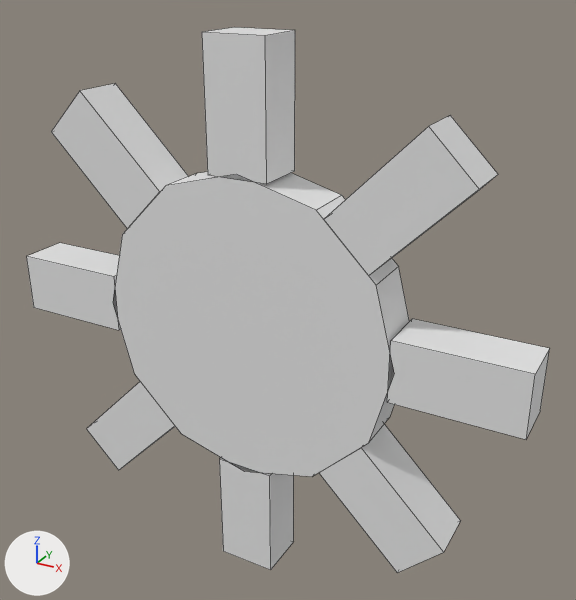
The FBX model roblox/art/armor/emblem_sun.fbx: old version first, new version second.
The view is the same before and after, from a 50 mm lens placed at (0.363, 0.146, 0.581), pointed at (0.024, 0.764, 0.272). The axes (+X, +Y, +Z) are drawn at lower left. The lights are the same throughout. The older version comes first. Mesh edges are drawn as thin lines. Where no turn or scale is listed for an object, it has been applied to the vertices.

Names of what the first picture shows: 'Emblem'.
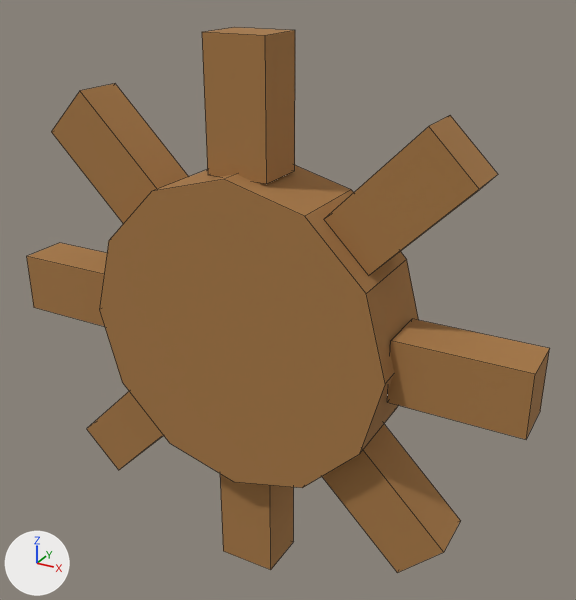
Where the change shows, as pixel boxes (x1, y1, x2, y2) in the pictures (576 x 600 px; the box of a moved part takes in the faces that stretch with it):
'Emblem', recoloured, reshaped (white to brown): (26, 27, 550, 573) in both
part 1 of me_emblem, moved or reshaped: before (113, 172, 409, 477); after (100, 165, 419, 488)

Patch to the scene script:
```diff
--- a/roblox/art/armor/emblem_sun.fbx.py
+++ b/roblox/art/armor/emblem_sun.fbx.py
@@ mat_emblem_sun @@
 mat_emblem_sun = principled_material('emblem_sun')
-mat_emblem_sun.base_color = (0.8, 0.8, 0.8)  # white #e7e7e7
+mat_emblem_sun.base_color = (0.392, 0.191, 0.0595)  # brown #a87945
@@ me_emblem @@
 # used by ob_emblem; location = (0.0, 0.0, 0.2)
-me_emblem.from_pydata(...)  # 88 vertices, 62 faces; spans x -0.269..0.269, y 0.715..0.765, z -0.219..0.319
+me_emblem.from_pydata(...)  # 88 vertices, 62 faces; spans x -0.269..0.269, y 0.695..0.785, z -0.219..0.319
+# me_emblem part 1: the loose piece of 24 vertices spanning x -0.154..0.154, y 0.715..0.765, z -0.104..0.204 is scaled about its middle by (1, 1.8, 1)
 me_emblem.materials.append(mat_emblem_sun)
```
